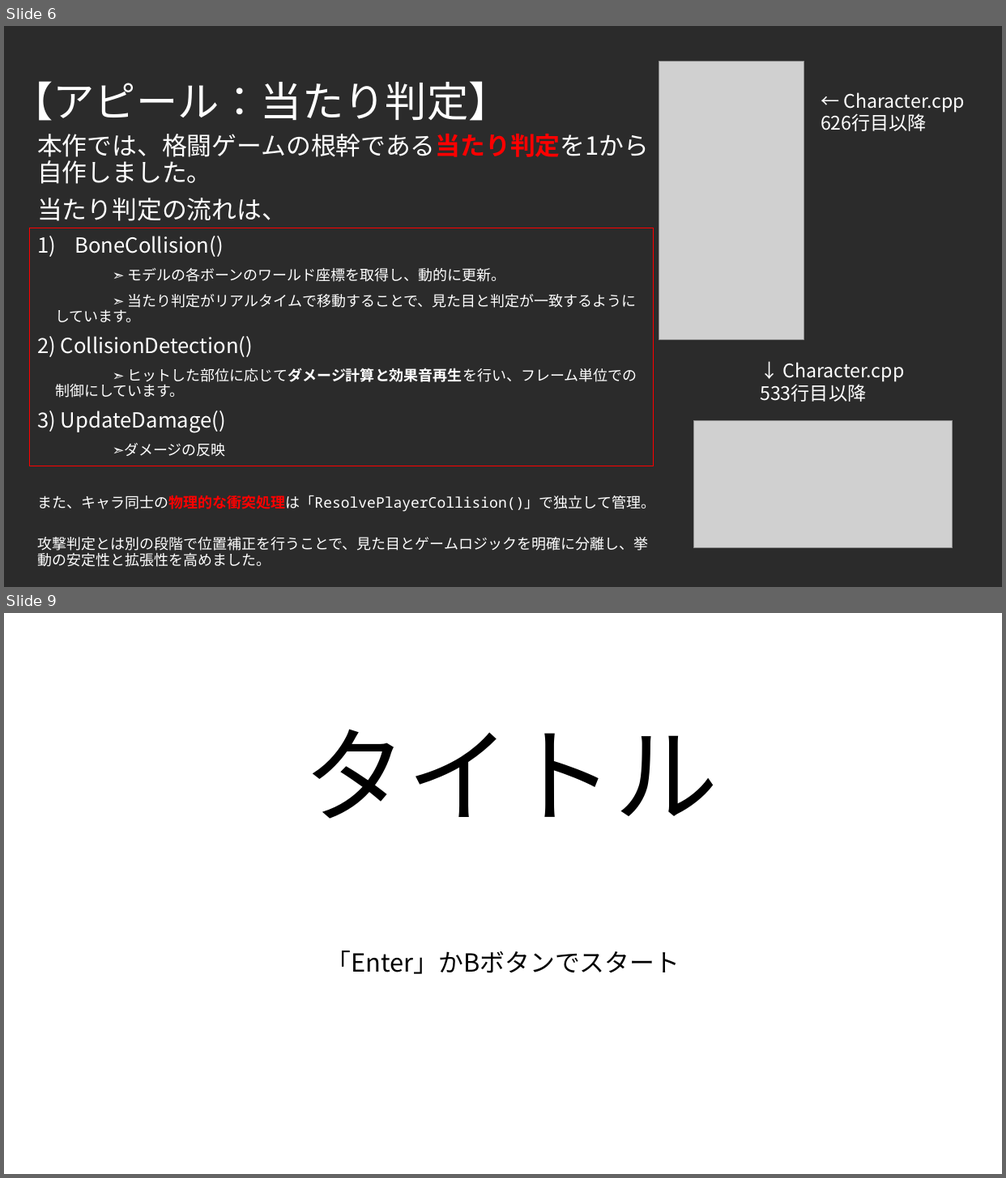
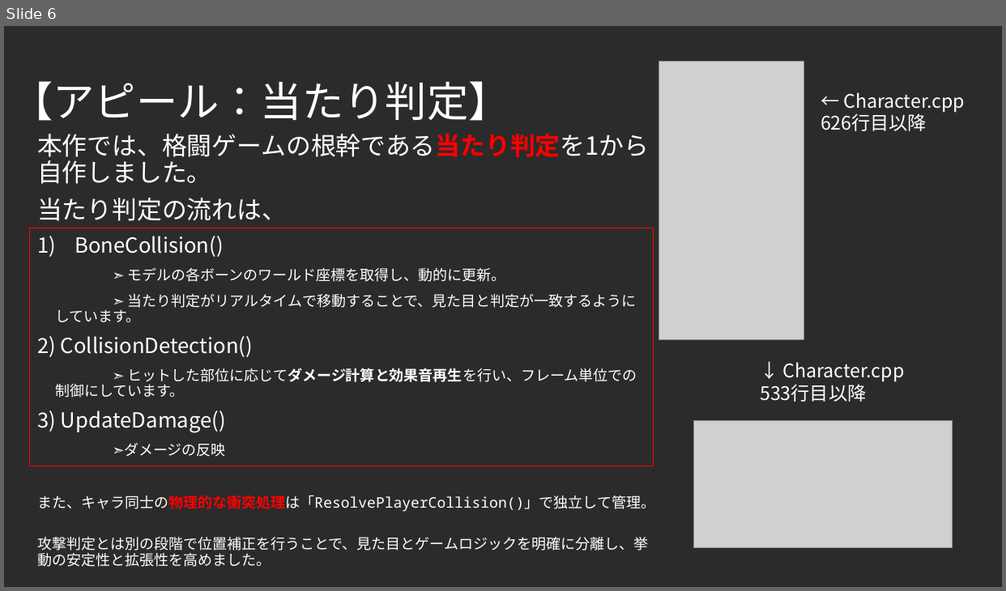
Before and after one commit to F0402Nishi/FightingGame, a slide deck: 仕様書.pptx. Shown one above the other, each under a label of ours: slides 6 and 9 before the commit, slide 6 after it; the slides between them are not shown. The pictures are 1006x1178 and 1006x591 pixels, drawn with LibreOffice and Linux fonts; fonts in the diff are those of the drawing; grey boxes stand for pictures; background and template pictures are left out; a plain dark background stands for a picture behind light text. Boxes give left, top, right and bottom in pixels: in the first picture for what was removed or moved away, otherwise in the second. Text is boxed around its words. In the diff, an @@ line names an element or a change of style, - is before the commit and + after.

Commit message:
ポートフォリオ制作

```diff
--- a/仕様書.pptx
+++ b/仕様書.pptx
@@ slide 9 removed at box(4, 613, 1002, 1174), background #FFFFFF @@
@@ title removed at box(303, 729, 718, 819) @@
-タイトル
@@ subtitle removed at box(326, 951, 680, 974) @@
-「Enter」かBボタンでスタート
```
Also in this commit, not shown: 1 slide changed, 3 slides added, 4 other slides removed.
